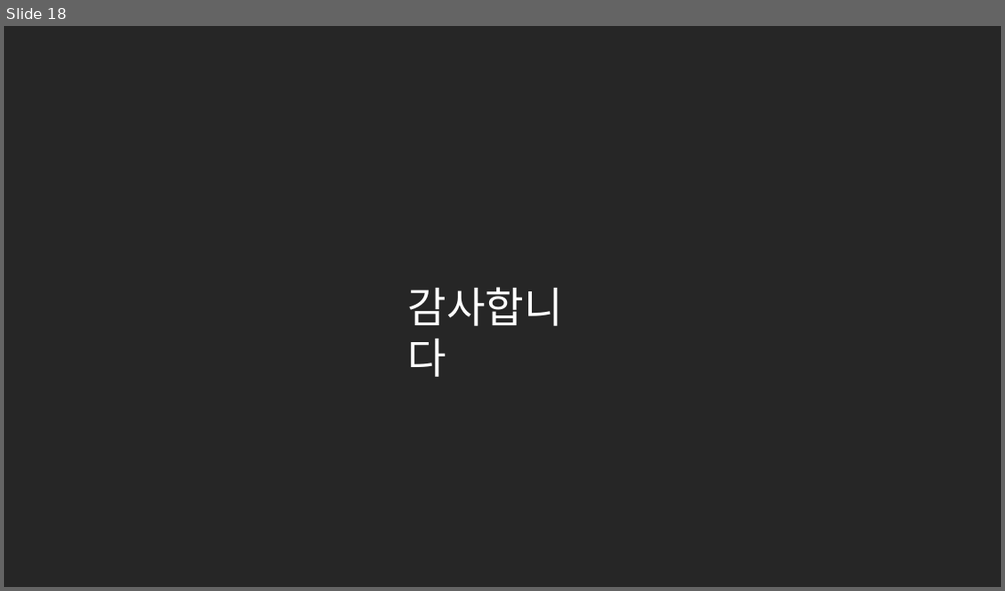
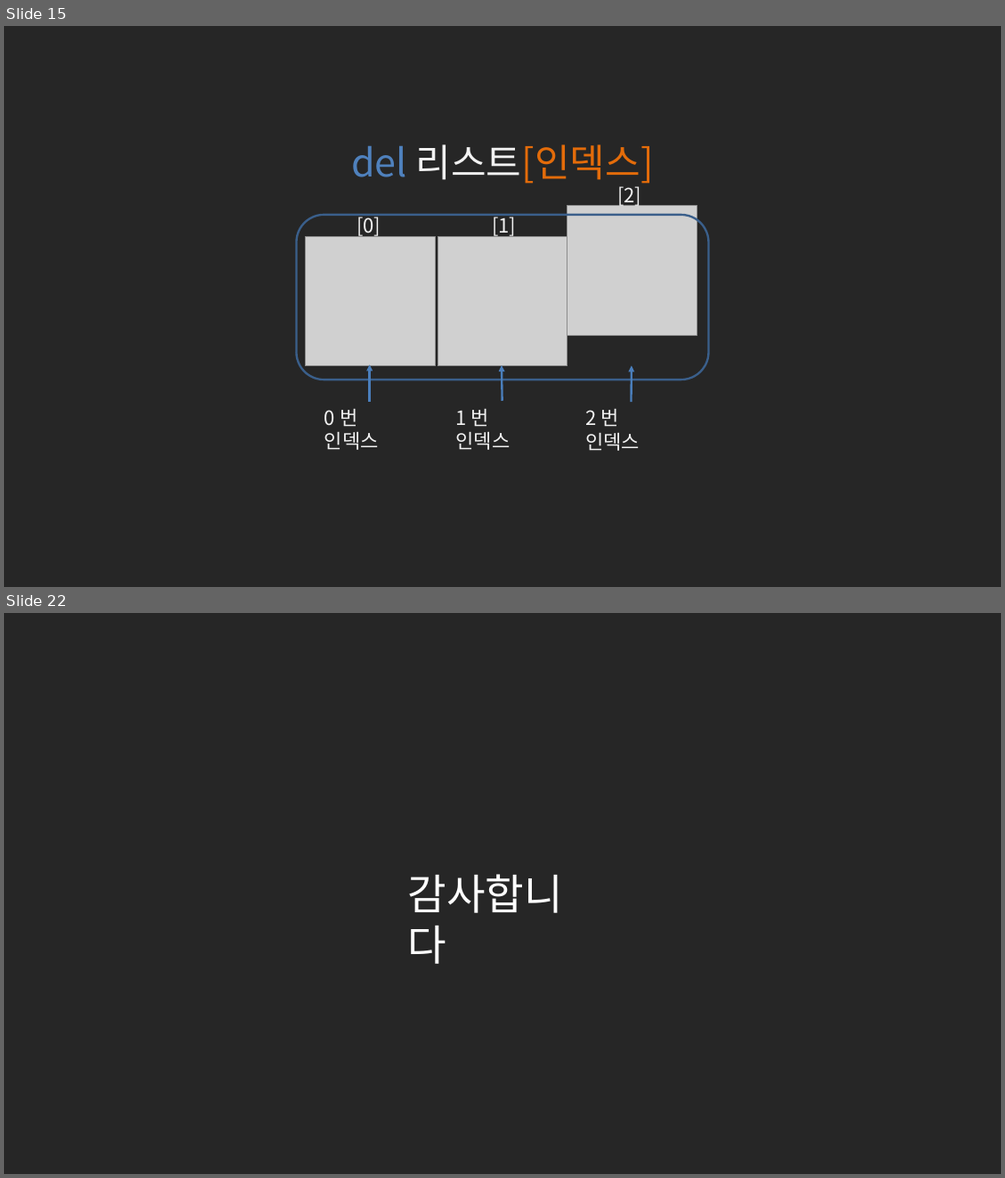
Before and after one commit to kwonkijun/python, a slide deck: 파이썬기초(PPT)/NEW_2021버전/파이썬 기초 7강_리스트.pptx. Shown one above the other, each under a label of ours: slide 18 before the commit, slides 15 and 22 after it; the slides between them are not shown. The pictures are 1005x591 and 1005x1178 pixels, drawn with LibreOffice and Linux fonts; fonts in the diff are those of the drawing; grey boxes stand for pictures. Boxes give left, top, right and bottom in pixels: in the first picture for what was removed or moved away, otherwise in the second. Text is boxed around its words. In the diff, an @@ line names an element or a change of style, - is before the commit and + after.

```diff
--- a/파이썬기초(PPT)/NEW_2021버전/파이썬 기초 7강_리스트.pptx
+++ b/파이썬기초(PPT)/NEW_2021버전/파이썬 기초 7강_리스트.pptx
@@ slide 15 added at (4, 26, 1001, 587), background #262626 @@
@@ text added at (351, 144, 654, 184), 36.9 pt, text #E46C0A @@
+del 리스트[인덱스]
@@ group added at (297, 186, 708, 451): 6 texts, 3 pictures, 3 arrows, 1 rounded rectangle @@
+0 번 인덱스
+1 번 인덱스
+2 번 인덱스
+[0]
+[1]
+[2]
@@ what was slide 18 is now slide 22 @@
```
Also in this commit, not shown: 19 other slides added, 16 slides removed, 4 other files.
